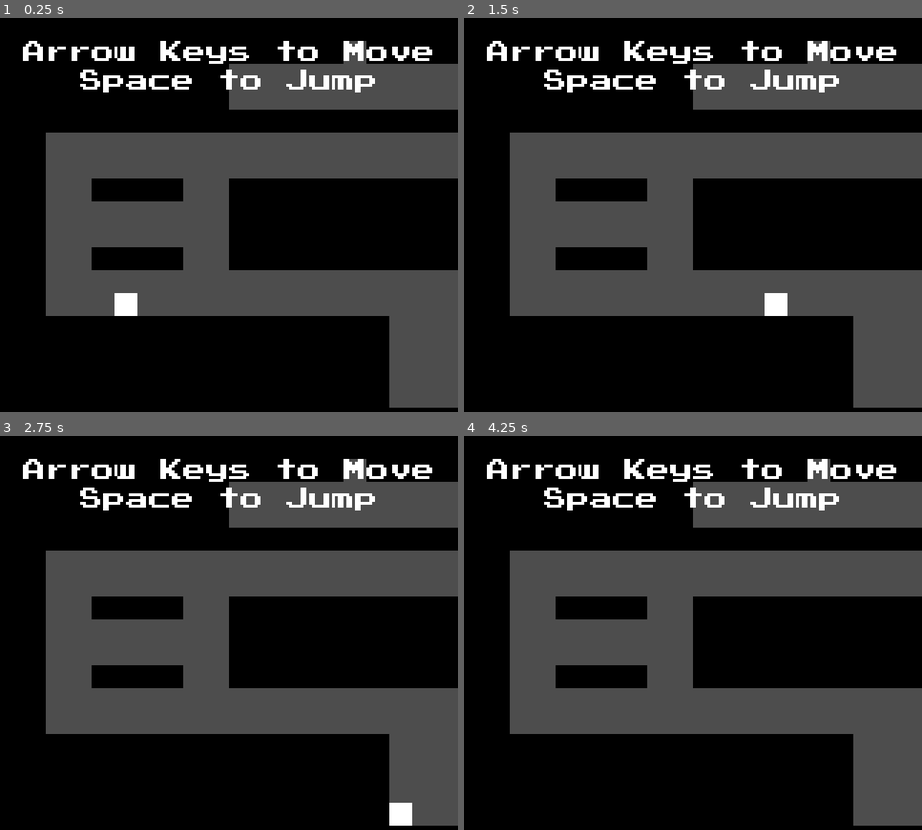
Above: before the commit, frames 1-4 (two rows, left to right).
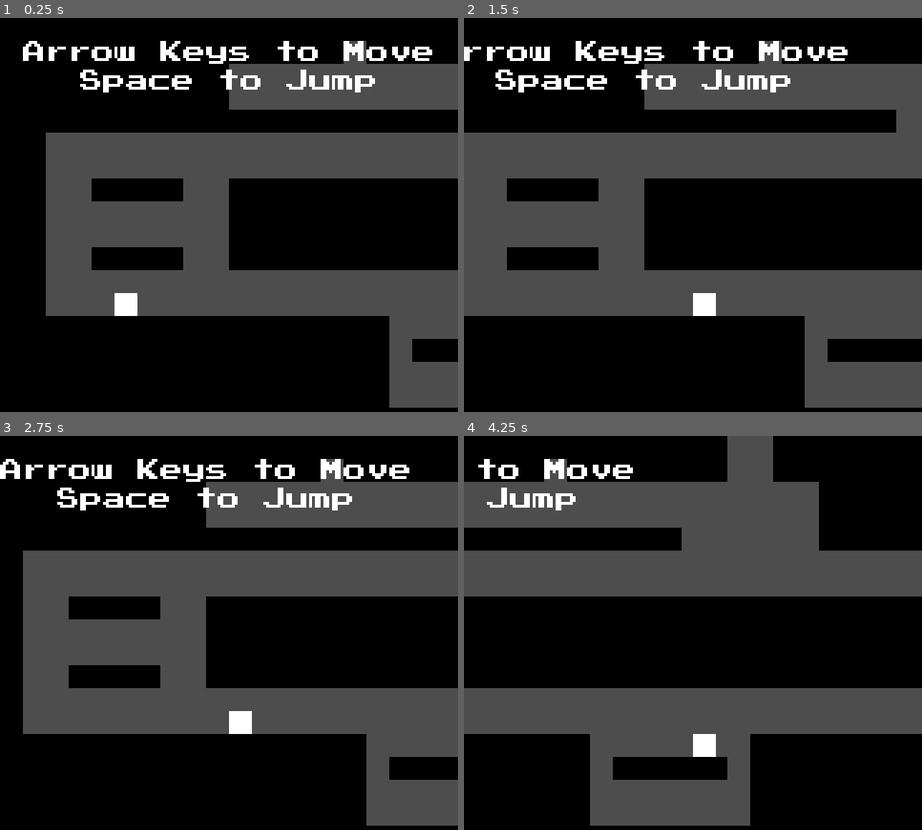
Above: after the commit, the same moments.

Repository: Mayflowers701/GBJam11
Game: Godot game, scene res://GBJam11.tscn
The game is run twice, just before and just after one commit, with the same random seed, the same clock (stepped at 60 frames per second) and the same inputs.
Inputs:
- Up to frame 1 (0.25 s): no input
- Up to frame 2 (1.5 s): tap Enter (ui_accept) at 0.5, 0.77 s; hold Right (ui_right) from 0.53 s (still down)
- Up to frame 3 (2.75 s): tap Enter (ui_accept) at 1.52 s; release Right (ui_right) at 2.03 s; hold Left (ui_left) from 2.03 s (still down)
- Up to frame 4 (4.25 s): release Left (ui_left) at 2.78 s; hold Right (ui_right) from 2.78 s (still down); tap Enter (ui_accept) at 3.02, 3.77 s

The runs differ from the first frame. In frame 1, 0.6% of the frame differs, in the area x 90-100%, y 81-88%; in frame 2, 18%; in frame 3, 11%; in frame 4, 33%, in the area x 0-100%, y 0-99%.

Commit message:
Added Camera

Diff:
--- a/GBJam11.tscn
+++ b/GBJam11.tscn
@@ -45,10 +45,13 @@
 [node name="CollisionPolygon2D6" type="CollisionPolygon2D" parent="CollisionMap"]
 polygon = PackedVector2Array(272, 80, 272, 88, 312, 88, 312, 80)
 
+[node name="CollisionPolygon2D7" type="CollisionPolygon2D" parent="CollisionMap"]
+polygon = PackedVector2Array(144, 112, 144, 120, 184, 120, 184, 112)
+
 [node name="TileMap" type="TileMap" parent="."]
 tile_set = SubResource("TileSet_85h7i")
 format = 2
-layer_0/tile_data = PackedInt32Array(0, 196608, 0, 65536, 19 …(10228 unchanged characters)… 0, -131024, 196608, 0, -65488, 196608, 0)
+layer_0/tile_data = PackedInt32Array(0, 196608, 0, 65536, 19 …(10228 unchanged characters)… 0, -131024, 196608, 0, -65488, 196608, 0, 917522, 196608, 0, 917523, 196608, 0, 917524, 196608, 0, 917525, 196608, 0, 917526, 196608, 0)
 
 [node name="Player" parent="." instance=ExtResource("2_foi6x")]
 position = Vector2(40, 96)
--- /dev/null
+++ b/GameCamera.gd
@@ -0,0 +1,14 @@
+extends Camera2D
+
+
+# Called when the node enters the scene tree for the first time.
+func _ready():
+	pass # Replace with function body.
+
+
+# Called every frame. 'delta' is the elapsed time since the previous frame.
+func _process(delta):
+
+
+
+	pass
--- a/Player.gd
+++ b/Player.gd
@@ -1,11 +1,11 @@
 extends CharacterBody2D
 
 # Player Properties
-const SPEED = 100.0
-const JUMP_VELOCITY = -200.0
+const SPEED = 60.0
+const JUMP_VELOCITY = -120.0
 
 # Get the gravity from the project settings to be synced with RigidBody nodes.
-var gravity = ProjectSettings.get_setting("physics/2d/default_gravity")
+var gravity = 400#ProjectSettings.get_setting("physics/2d/default_gravity")
 
 func _ready():
 	pass
@@ -28,3 +28,7 @@
 		velocity.x = move_toward(velocity.x, 0, SPEED)
 
 	move_and_slide()
+
+	# Handling other things
+
+	# Have Camera lead a little ahead of player's facing
--- a/Player.tscn
+++ b/Player.tscn
@@ -1,7 +1,8 @@
-[gd_scene load_steps=6 format=3 uid="uid://42grynypajcv"]
+[gd_scene load_steps=7 format=3 uid="uid://42grynypajcv"]
 
 [ext_resource type="Script" path="res://Player.gd" id="1_xtmtc"]
 [ext_resource type="Texture2D" uid="uid://bg6g5aptl3uyh" path="res://8PxTilePlaceholders.png" id="2_1ivmr"]
+[ext_resource type="Script" path="res://GameCamera.gd" id="3_ouqkk"]
 
 [sub_resource type="AtlasTexture" id="AtlasTexture_121pa"]
 atlas = ExtResource("2_1ivmr")
@@ -31,3 +32,10 @@
 [node name="CollisionShape2D" type="CollisionShape2D" parent="."]
 position = Vector2(4, 4)
 shape = SubResource("RectangleShape2D_kmfub")
+
+[node name="GameCamera" type="Camera2D" parent="."]
+limit_left = 0
+limit_top = 0
+limit_bottom = 144
+position_smoothing_speed = 20.0
+script = ExtResource("3_ouqkk")
